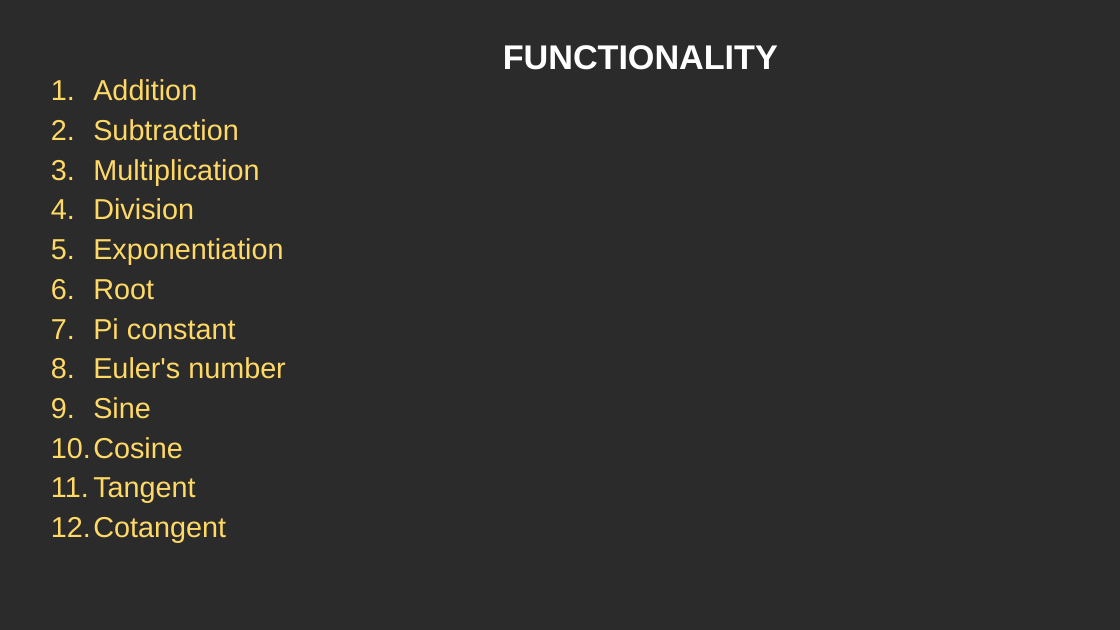
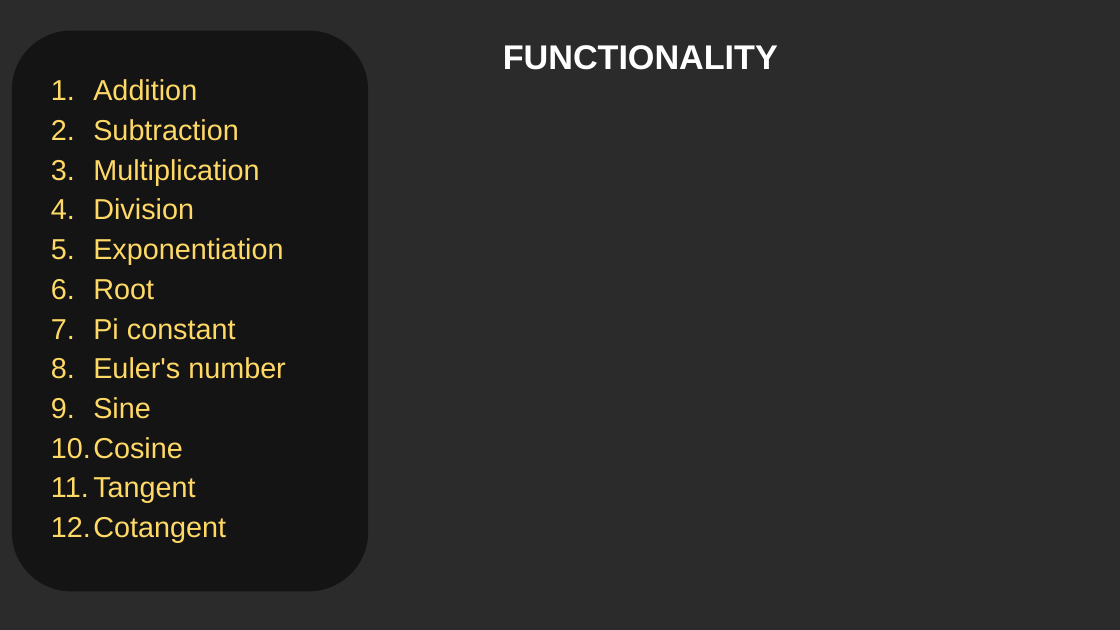
Before and after one commit to CezaryMal/Projekt-kalkulator, a slide deck: slide 1 of Podstawy Programowania projekt kalkulator.pptx. Drawn at 1120x630 pixels with LibreOffice and Linux fonts; fonts in the diff are those of the drawing; background and template pictures are left out; a plain dark background stands for a picture behind light text. Boxes give left, top, right and bottom in pixels: in the first picture for what was removed or moved away, otherwise in the second. Text is boxed around its words. In the diff, an @@ line names an element or a change of style, - is before the commit and + after.

```diff
--- a/Podstawy Programowania projekt kalkulator.pptx
+++ b/Podstawy Programowania projekt kalkulator.pptx
@@ rounded rectangle added at [12, 30, 368, 591], fill #000000 at 53% opacity @@
```
Also in this commit, not shown: 13 other slides changed, 2 slides added, 1 slide removed, 3 other files.
